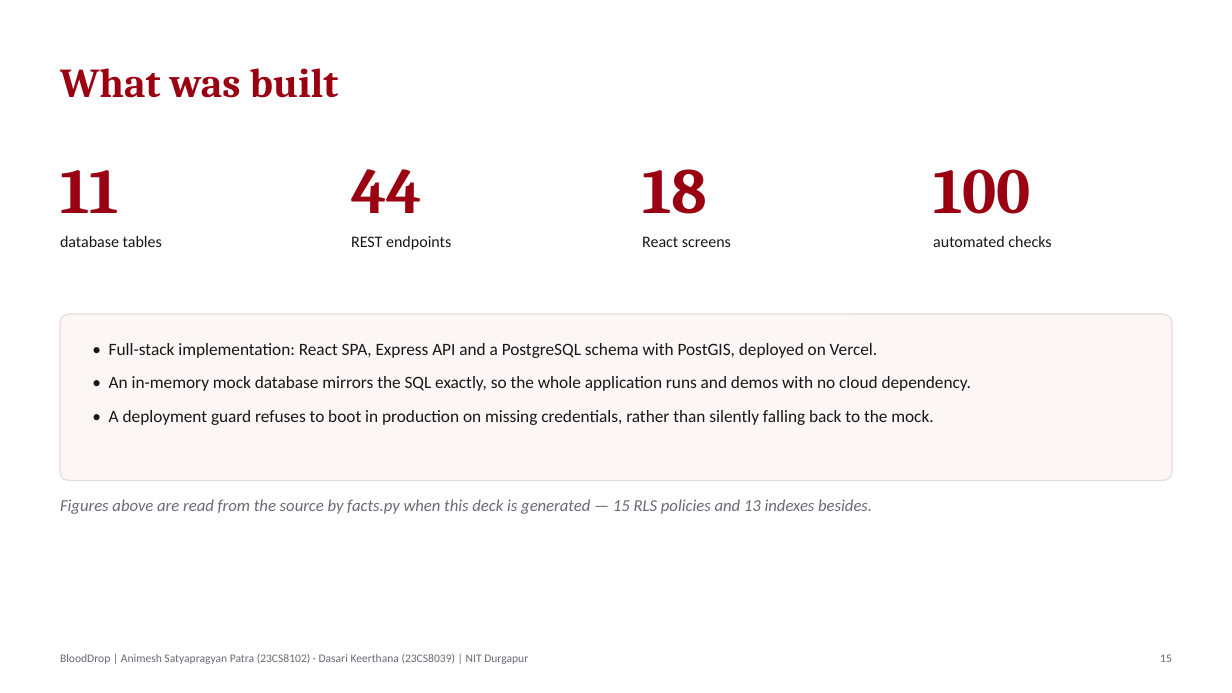
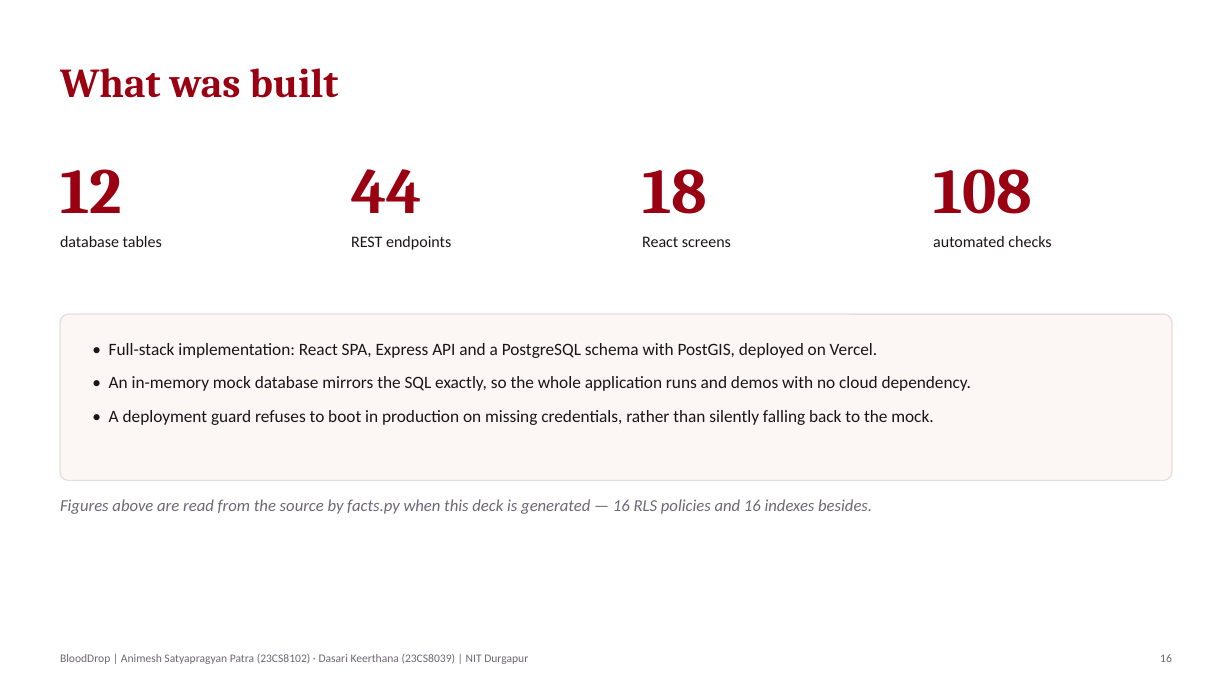
Before and after one commit to AnimeshSatyapragyanPatra/blooddrop, a slide deck: slide 16 of docs/BloodDrop-Presentation.pptx (slide 15 before the commit). Drawn at 1232x693 pixels with LibreOffice and Linux fonts; fonts in the diff are those of the drawing. Boxes give left, top, right and bottom in pixels: in the first picture for what was removed or moved away, otherwise in the second. Text is boxed around its words. In the diff, an @@ line names an element or a change of style, - is before the commit and + after.

```diff
--- a/docs/BloodDrop-Presentation.pptx
+++ b/docs/BloodDrop-Presentation.pptx
@@ text at box(60, 169, 122, 213): text changed @@
-11
+12
@@ text at box(933, 169, 1032, 214): text changed @@
-100
+108
@@ text at box(60, 499, 872, 514): text changed @@
-Figures above are read from the source by facts.py when this deck is generated — 15 RLS policies and 13 indexes besides.
+Figures above are read from the source by facts.py when this deck is generated — 16 RLS policies and 16 indexes besides.
@@ text at box(1160, 654, 1172, 662): text changed @@
-15
+16
```
Also in this commit, not shown: 7 other slides changed, 1 slide added, 13 other files.
